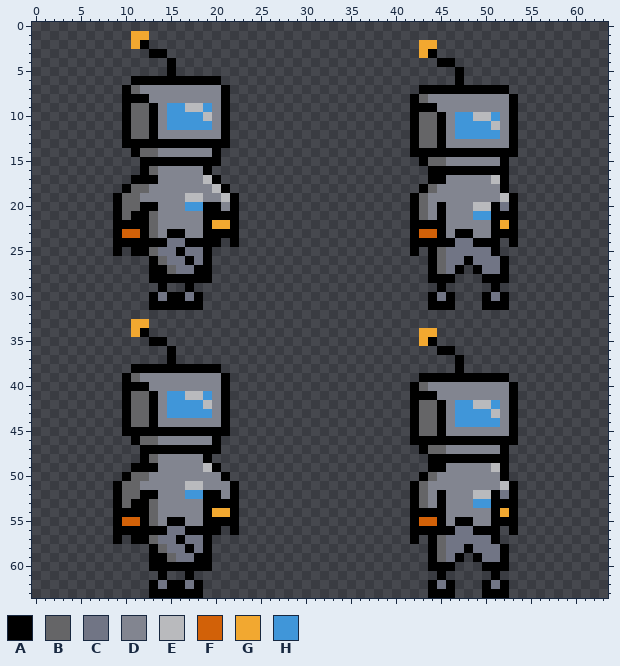
Pixel-art sprite: Proyect-Bot/Assets/Sprites/Player/RobotWalk.png. This is how it looked before the edit.
The file is 64x64 pixels.
Palette (. is transparent): A #000000  B #656567  C #717585  D #828590  E #b9babd  F #d26108  G #f2a830  H #4096d9
Pixels before (only the part around the change), first column x 6:
 0 ......................................................
 1 .....GG...............................................
 2 .....GA..............................GG...............
 3 .......AA............................GA...............
 4 .........A.............................AA.............
 5 .........A...............................A............
 6 .....AAAAAAAAAA..........................A............
 7 ....ABDDDDDDDDDA.....................AAAAAAAAAA.......
 8 ....AAADDDDDDDDA....................ABDDDDDDDDDA......
 9 ....ABBADHHEEHDA....................AAADDDDDDDDA......
10 ....ABBADHHHHEDA....................ABBADHHEEHDA......
11 ....ABBADHHHHHDA....................ABBADHHHHEDA......
12 ....ABBADDDDDDDA....................ABBADHHHHHDA......
13 ....AAAAAAAAAAAA....................ABBADDDDDDDA......
14 .....ABBDDDDDDA.....................AAAAAAAAAAAA......
15 ......AAAAAAAAA......................ABBDDDDDDA.......
16 ......ABDDDDDA........................AAAAAAAAA.......
17 .....AAADDDDDEA.......................AADDDDDEA.......
18 ....ABBDDDDDDDEA.....................ABDDDDDDDA.......
19 ...ABBDDDDDEEDDEA...................ABDDDDDDDDEA......
20 ...ABBAADDDHHAADA...................ABDADDDEEACA......
21 ...ABAABDDDDDAAAA...................ABDADDDHHAAA......
22 ...AAAABDDDDDAGGA...................AAAADDDDDAGA......
23 ...AFFABDAADDAAAA...................AFFADAADDAAA......
24 ...AAAAAACCAAAA.A...................AAAAACCAAA.A......
25 ...A.AABCCACCA......................A.ABCCCCCA........
26 .......ABCCACA........................ABCCACCCA.......
27 .......AABCCAA........................ABCA.ACCA.......
28 .......AAAAAAA........................AAA...AAA.......
29 ........A..A...........................A.....A........
30 .......ACAACA.........................ACA...ACA.......
31 .......AAAAAA.........................AAA...AAA.......
32 ......................................................
33 .....GG...............................................
34 .....GA..............................GG...............
35 .......AA............................GA...............
36 .........A.............................AA.............
37 .........A...............................A............
38 .....AAAAAAAAAA..........................A............
39 ....ABDDDDDDDDDA.....................AAAAAAAAAA.......
40 ....AAADDDDDDDDA....................ABDDDDDDDDDA......
41 ....ABBADHHEEHDA....................AAADDDDDDDDA......
42 ....ABBADHHHHEDA....................ABBADHHEEHDA......
43 ....ABBADHHHHHDA....................ABBADHHHHEDA......
44 ....ABBADDDDDDDA....................ABBADHHHHHDA......
45 ....AAAAAAAAAAAA....................ABBADDDDDDDA......
46 .....ABBDDDDDDA.....................AAAAAAAAAAAA......
47 ......AAAAAAAAA......................ABBDDDDDDA.......
48 ......ABDDDDDA........................AAAAAAAAA.......
49 .....AAADDDDDEA.......................AADDDDDEA.......
50 ....ABBDDDDDDDDA.....................ABDDDDDDDA.......
51 ...ABBDDDDDEEDDDA...................ABDDDDDDDDEA......
52 ...ABBAADDDHHAADA...................ABDADDDEEACA......
53 ...ABAABDDDDDAAAA...................ABDADDDHHAAA......
54 ...AAAABDDDDDAGGA...................AAAADDDDDAGA......
55 ...AFFABDAADDAAAA...................AFFADAADDAAA......
56 ...AAAAAACCAAAA.A...................AAAAACCAAA.A......
57 ...A.AABCCACCA......................A.ABCCCCCA........
58 .......ABCCACA........................ABCCACCCA.......
59 .......AABCCAA........................ABCA.ACCA.......
60 .......AAAAAAA........................AAA...AAA.......
61 ........A..A...........................A.....A........
62 .......ACAACA.........................ACA...ACA.......
63 .......AAAAAA.........................AAA...AAA.......
New version:
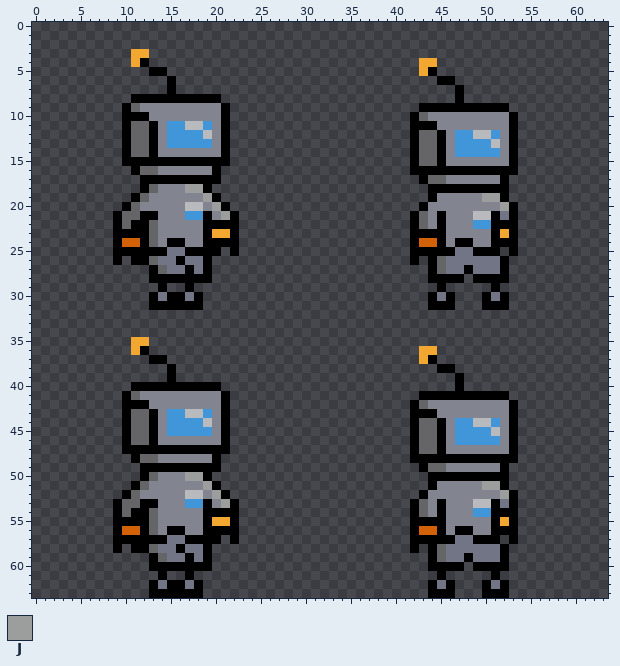
Colours new in this view: J #9c9d9d
The edit:
Changed rows in their new state; - is an unchanged pixel.
first column x 9:
 1 --..-----------------------------------------
 2 --..------------------------------..---------
 3 --GG..----------------------------..---------
 4 --GA--.---------------------------GG..-------
 5 ----AA.---------------------------GA--.------
 6 --....-.....------------------------AA.------
 7 -.....A......---------------------....-.....-
 8 -.--AAAAAAAA.--------------------.....A......
 9 ---DD-DDDDD----------------------.--AAAAAAAA.
10 --AAD-DDDDD------------------------DD-DDDDD--
11 --------EE------------------------AAD-DDDDD--
12 ------HHHHE-----------------------------EE---
13 --BB-DHHHHHD--------------------------HHHHE--
14 -AB-A------DA---------------------BB-DHHHHHD-
15 -AA---------A--------------------AB-A------DA
16 --AB------DA---------------------AA---------A
17 --.--AAAAAA-----------------------ABB-----D--
18 -..AB---JJA..---------------------.AAAAAAAA--
19 ..AB----DDJA..-------------------..A-----JJA.
20 .A-DD---EEDJA.-------------------.A-D---DDDJ-
21 --B-A---HH-DJ---------------------------EE-C-
22 -B---------AA---------------------BD----HH-A-
23 -AA---DD---GG---------------------AA--DD---G-
24 -FF-BDAADD--A---------------------FF-DAADD-A-
25 -A--AA-CAA-A-A--------------------A-AA--AA--A
26 A-AABC-AC------------------------A-----C-----
27 -----BC-AC----------------------------CAC----
28 --------------------------------------A-A----
first column x 9:
33 --..-----------------------------------------
34 --..------------------------------..---------
35 --GG..----------------------------..---------
36 --GA--.---------------------------GG..-------
37 ----AA.---------------------------GA--.------
38 --....-.....------------------------AA.------
39 -.....A......---------------------....-.....-
40 -.--AAAAAAAA.--------------------.....A......
41 ---DD-DDDDD----------------------.--AAAAAAAA.
42 --AAD-DDDDD------------------------DD-DDDDD--
43 --------EE------------------------AAD-DDDDD--
44 ------HHHHE-----------------------------EE---
45 --BB-DHHHHHD--------------------------HHHHE--
46 -AB-A------DA---------------------BB-DHHHHHD-
47 -AA---------A--------------------AB-A------DA
48 --AB------DA---------------------AA---------A
49 --.--AAAAAA-----------------------ABB-----D--
50 -..AB---JJA..---------------------.AAAAAAAA--
51 ..AB----DDJA..-------------------..A-----JJA.
52 .A-DD---EEDJA.-------------------.A-D---DDDJ-
53 --B-A---HH-DJ---------------------------EE-C-
54 -B---------AA---------------------BD----HH-A-
55 -AA---DD---GG---------------------AA--DD---G-
56 -FF-BDAADD--A---------------------FF-DAADD-A-
57 -A--AA-CAA-A-A--------------------A-AA--AA--A
58 A-AABC-AC------------------------A-----C-----
59 -----BC-AC----------------------------CAC----
60 --------------------------------------A-A----
